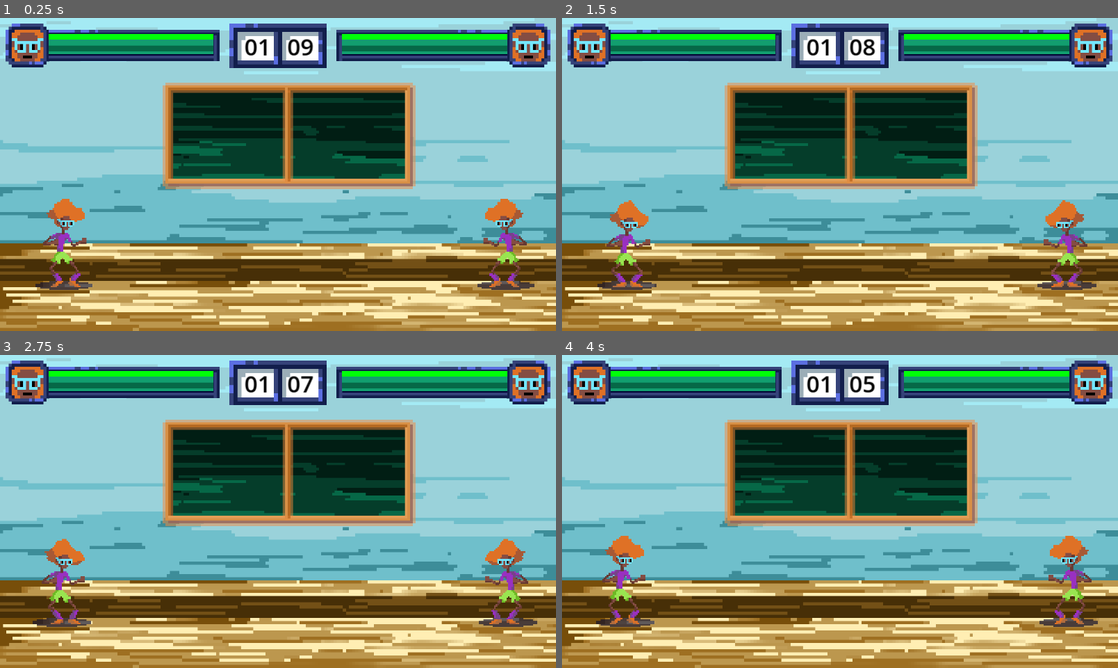
Above: before the commit, frames 1-4 (two rows, left to right).
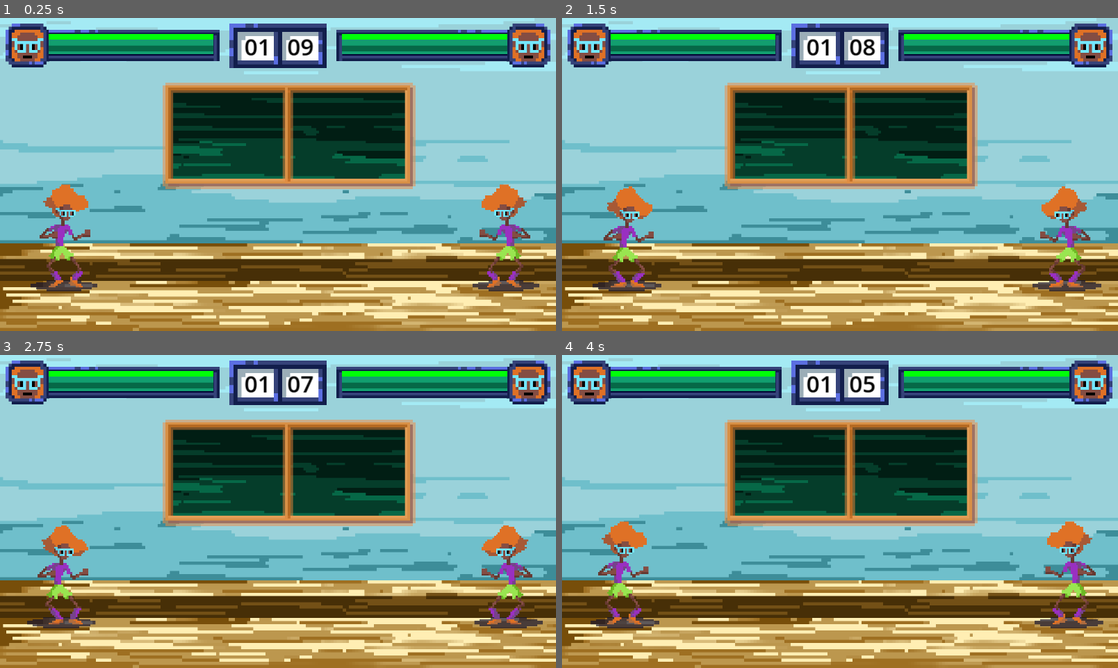
Above: after the commit, the same moments.

Repository: Boris14/NexusGameJam
Game: Godot game, scene res://Scenes/main.tscn
Same seed, same stepped clock (60 frames per second), same inputs: the game is played once before the commit and once after it.
Inputs:
- Up to frame 1 (0.25 s): no input
- Up to frame 2 (1.5 s): no input
- Up to frame 3 (2.75 s): no input
- Up to frame 4 (4 s): no input

The runs differ from the first frame. In frame 1, 2.7% of the frame differs, in the area x 5-97%, y 53-88%; in frame 2, 2.7%; in frame 3, 2.7%; in frame 4, 2.7%, in the area x 5-98%, y 53-88%.

Commit message:
polished fighting and timings

Diff:
--- a/Scenes/player.tscn
+++ b/Scenes/player.tscn
@@ -184,15 +184,16 @@
 
 [sub_resource type="Animation" id="Animation_3qkyp"]
 resource_name = "kicking"
-step = 0.2
-tracks/0/type = "value"
-tracks/0/imported = false
-tracks/0/enabled = true
-tracks/0/path = NodePath("Sprite2D:frame")
-tracks/0/interp = 1
-tracks/0/loop_wrap = true
-tracks/0/keys = {
-"times": PackedFloat32Array(0, 0.2, 0.4, 0.6, 0.8),
+length = 0.7
+step = 0.15
+tracks/0/type = "value"
+tracks/0/imported = false
+tracks/0/enabled = true
+tracks/0/path = NodePath("Sprite2D:frame")
+tracks/0/interp = 1
+tracks/0/loop_wrap = true
+tracks/0/keys = {
+"times": PackedFloat32Array(0, 0.15, 0.3, 0.45, 0.6),
 "transitions": PackedFloat32Array(1, 1, 1, 1, 1),
 "update": 1,
 "values": [38, 39, 40, 41, 42]
@@ -431,14 +432,14 @@
 states/writting_down/node = SubResource("AnimationNodeAnimation_dqnmk")
 states/writting_down/position = Vector2(-22.068, -87.7681)
 transitions = ["Start", "idle", SubResource("AnimationNodeStateMachineTransition_0713r"), "idle", "walking", SubResourc …(1869 unchanged characters)…
-graph_offset = Vector2(-281.068, 84.1462)
+graph_offset = Vector2(-281.068, -206.112)
 
 [sub_resource type="AnimationNodeStateMachinePlayback" id="AnimationNodeStateMachinePlayback_7l8sr"]
 
 [node name="CharacterBody2D" type="CharacterBody2D"]
 z_index = 1
 position = Vector2(374, -99)
-scale = Vector2(3, 3)
+scale = Vector2(3.5, 3.5)
 collision_layer = 2
 script = ExtResource("1_sm4am")
 
--- a/Source/UI/task_solver.gd
+++ b/Source/UI/task_solver.gd
@@ -5,10 +5,10 @@
 signal line_hit()
 signal line_missed()
 
-@export var initial_line_spawn_interval = 2
-@export var initial_line_speed = 90
+@export var initial_line_spawn_interval = 1
+@export var initial_line_speed = 120
 @export var min_line_spawn_interval = 0.6
-@export var max_line_speed = 170
+@export var max_line_speed = 200
 @export var hit_spawn_interval_decrease = 0.94
 @export var hit_speed_increase = 1.12
 @export var hitbox_error = 15
--- a/Source/player.gd
+++ b/Source/player.gd
@@ -14,11 +14,11 @@
 @export var max_health = 100.0
 @export var max_solve_score = 50
 @export var punch_damage = 10.0
-@export var kick_damage = 100.0
+@export var kick_damage = 25.0
 @export var punch_block_duration = 0.2
 @export var punch_duration = 0.3
-@export var kick_block_duration = 0.6
-@export var kick_duration = 0.4
+@export var kick_block_duration = 0.4
+@export var kick_duration = 0.3
 @export var blocking_attacks_duration = 1
 @export var block_coef = 0.33
 
Not shown: 1 places in Scenes/platfrom.tscn that only renumber resources
